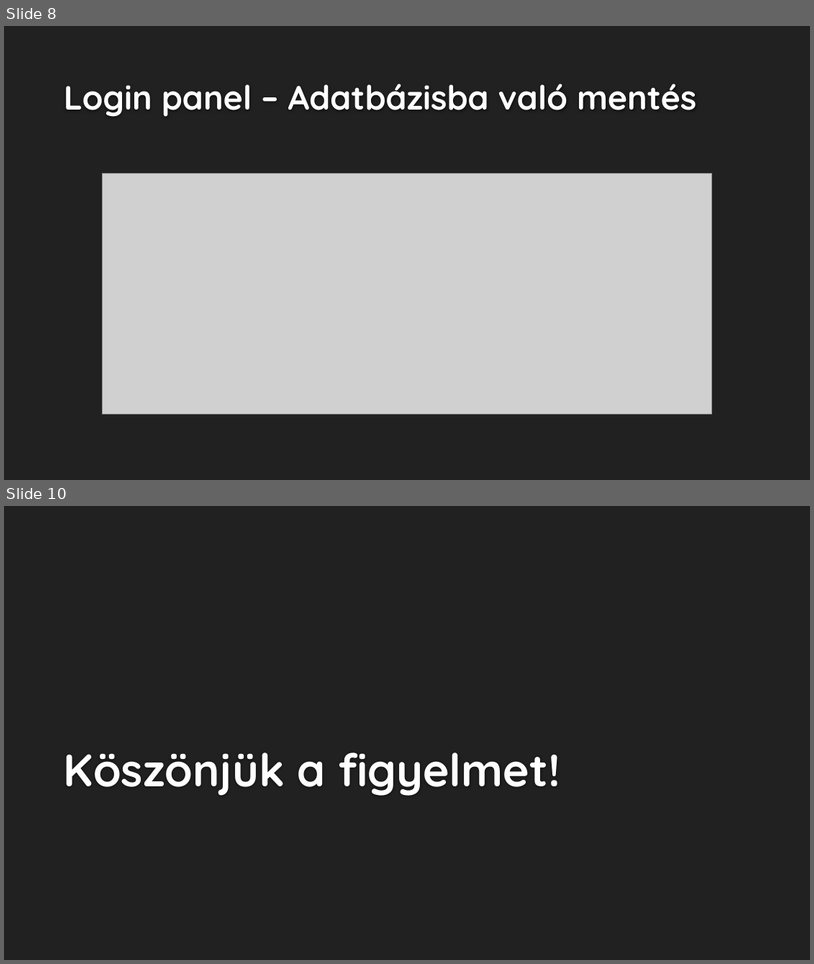
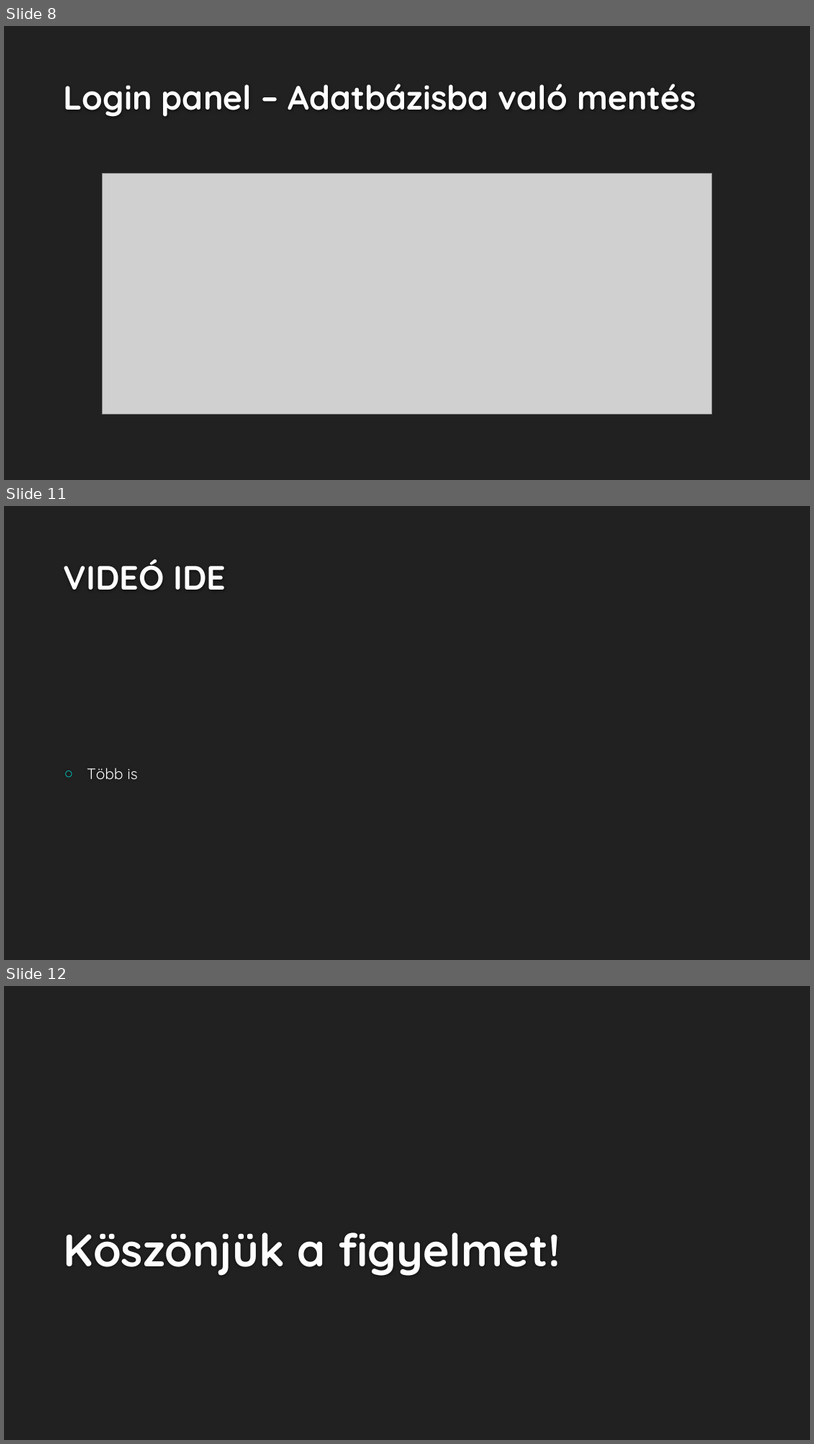
Before and after one commit to Kerozinus/26-27-Szoftver, a slide deck: Races/DUSZA_1126/robotszimulator_vedes_diy.pptx. Shown one above the other, each under a label of ours: slides 8 and 10 before the commit, slides 8, 11 and 12 after it; the slides between them are not shown. The pictures are 814x964 and 814x1444 pixels, drawn with LibreOffice and Linux fonts; fonts in the diff are those of the drawing; grey boxes stand for pictures; background and template pictures are left out. Boxes give left, top, right and bottom in pixels: in the first picture for what was removed or moved away, otherwise in the second. Text is boxed around its words. In the diff, an @@ line names an element or a change of style, - is before the commit and + after.

```diff
--- a/Races/DUSZA_1126/robotszimulator_vedes_diy.pptx
+++ b/Races/DUSZA_1126/robotszimulator_vedes_diy.pptx
@@ slide 11 added at [4,506,810,960], background #212121 @@
@@ title added at [64,559,226,590], 40 pt, text #FEFEFE, bold @@
+VIDEÓ IDE
@@ text added at [87,767,137,779], 18 pt, text #FFFFFF @@
+○ Több is
@@ what was slide 10 is now slide 12 @@
```
Also in this commit, not shown: 1 slide changed, 2 other slides added, 1 slide removed.
